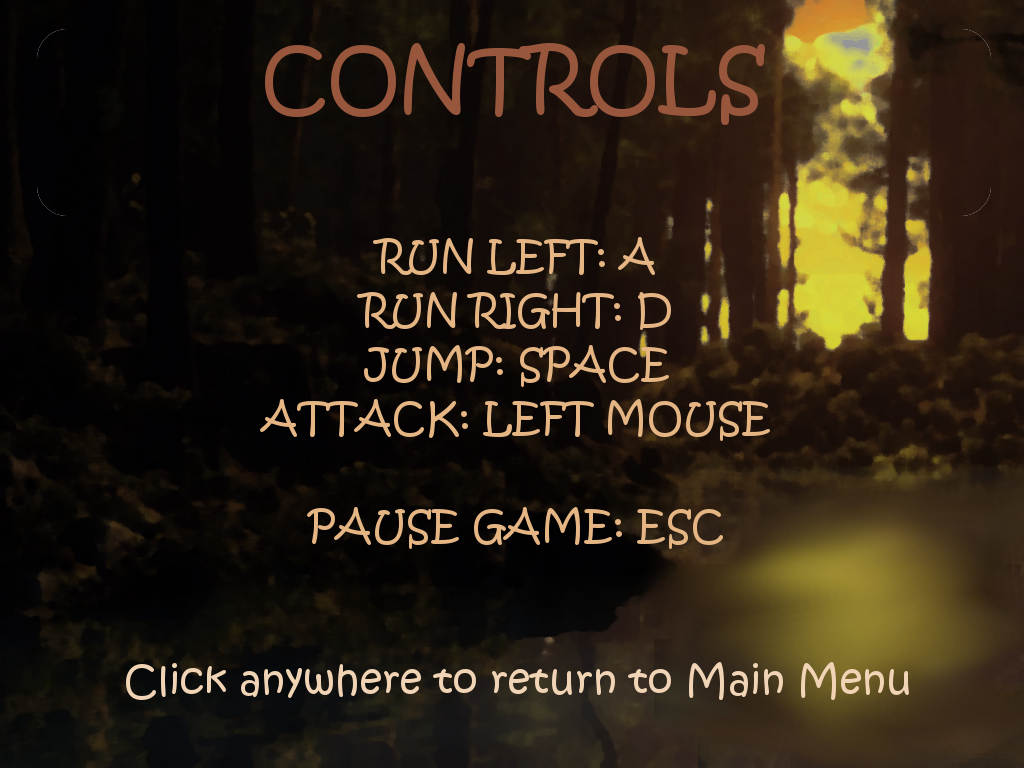
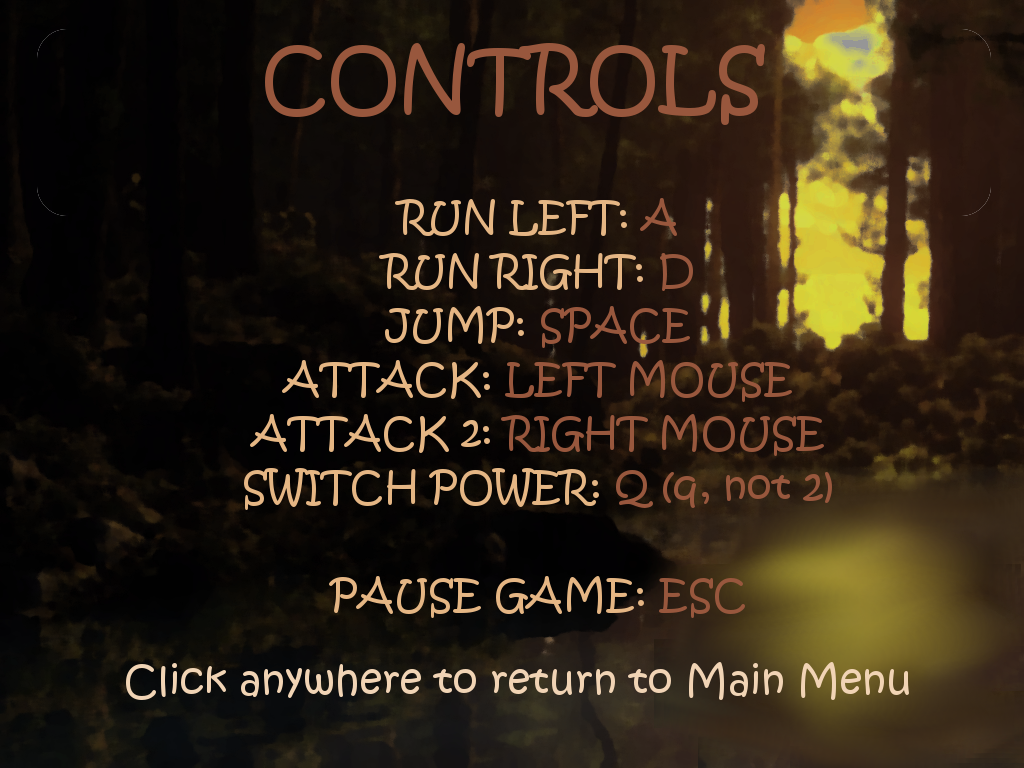
Comparing the layer stacks of the two 1024x768 images. Changes:
painted on "RUN LEFT: A ..." over box(244, 198, 832, 618)
